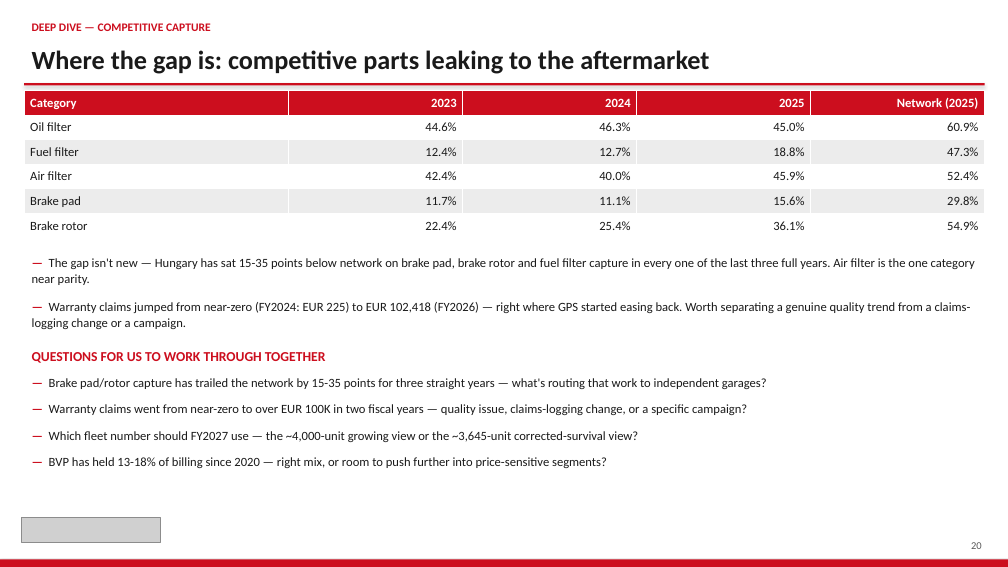
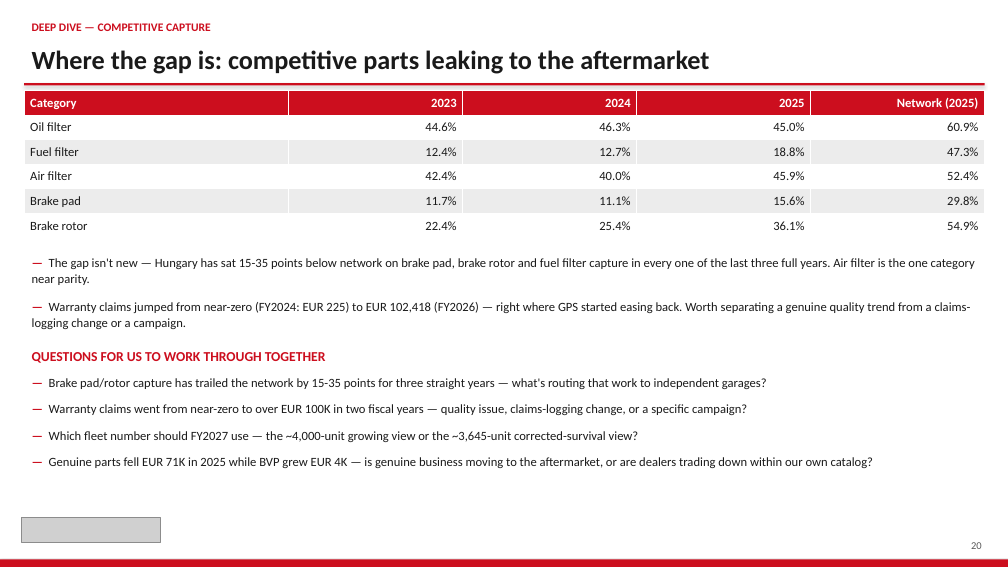
Before and after one commit to jeromio1987/ISZE, a slide deck: slide 20 of 09_meetings/HUNGARY_Sales_Review_2026/ISZE_HUNGARY_Sales_Review_FY2027.pptx. Drawn at 1008x567 pixels with LibreOffice and Linux fonts; fonts in the diff are those of the drawing; grey boxes stand for pictures. Boxes give left, top, right and bottom in pixels: in the first picture for what was removed or moved away, otherwise in the second. Text is boxed around its words. In the diff, an @@ line names an element or a change of style, - is before the commit and + after.

```diff
--- a/09_meetings/HUNGARY_Sales_Review_2026/ISZE_HUNGARY_Sales_Review_FY2027.pptx
+++ b/09_meetings/HUNGARY_Sales_Review_2026/ISZE_HUNGARY_Sales_Review_FY2027.pptx
@@ text at [49, 457, 874, 468]: text changed @@
-— BVP has held 13-18% of billing since 2020 — right mix, or room to push further into price-sensitive segments?
+— Genuine parts fell EUR 71K in 2025 while BVP grew EUR 4K — is genuine business moving to the aftermarket, or are dealers trading down within our own catalog?
```
Also in this commit, not shown: 1 other slide changed, 1 other file.
